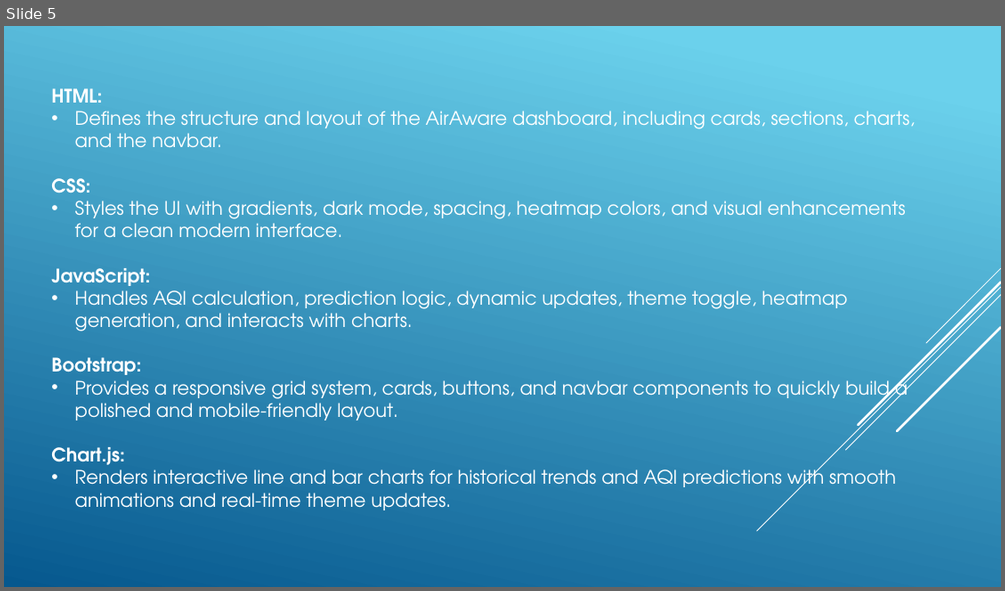
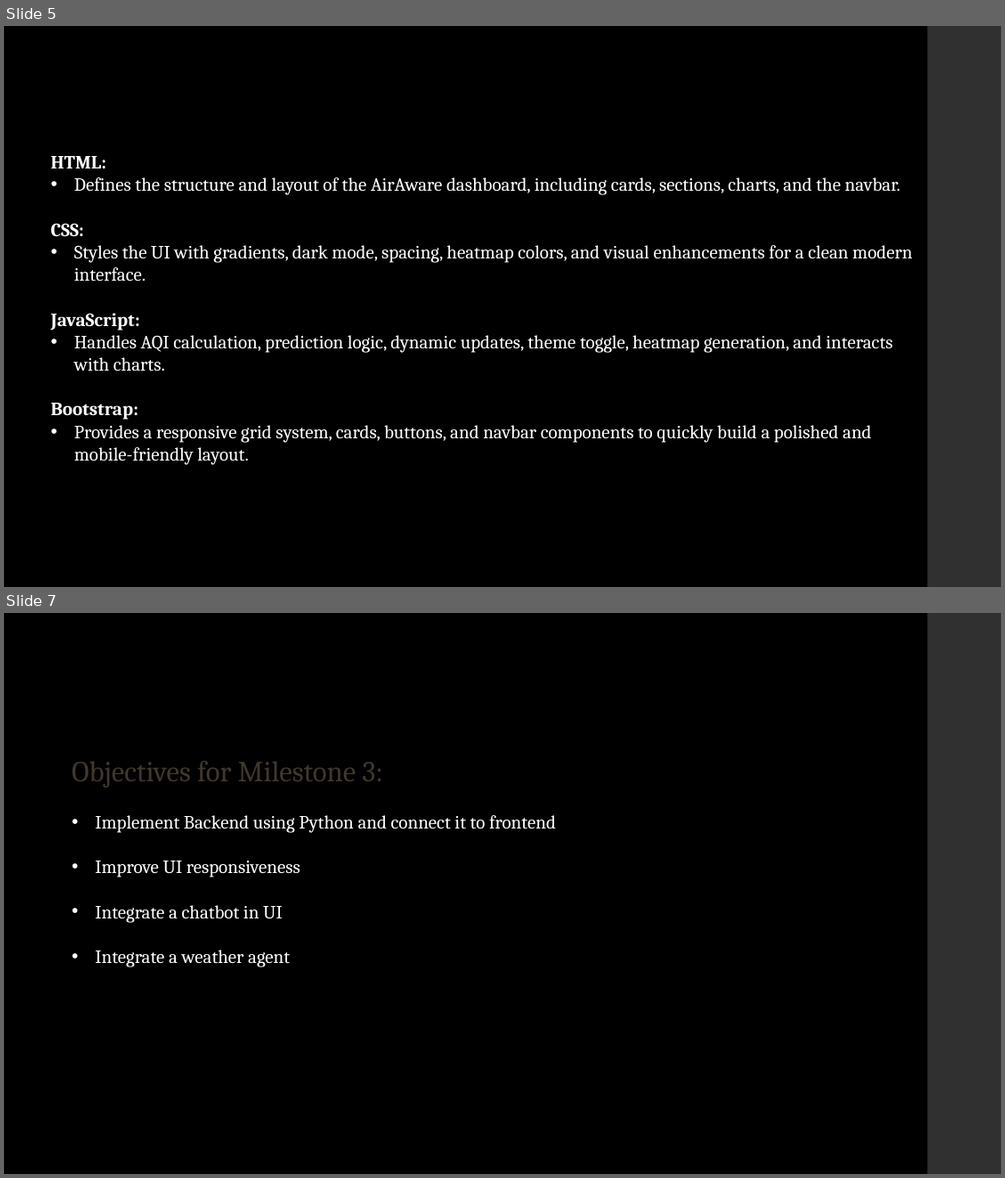
Before and after one commit to jrv1302/AirAware, a slide deck: Project Presentation.pptx. Shown one above the other, each under a label of ours: slide 5 before the commit, slides 5 and 7 after it; the slides between them are not shown. The pictures are 1005x591 and 1005x1178 pixels, drawn with LibreOffice and Linux fonts; fonts in the diff are those of the drawing. Boxes give left, top, right and bottom in pixels: in the first picture for what was removed or moved away, otherwise in the second. Text is boxed around its words. In the diff, an @@ line names an element or a change of style, - is before the commit and + after.

```diff
--- a/Project Presentation.pptx
+++ b/Project Presentation.pptx
@@ slide 7 added at [4,613,1001,1174], background #000000; not listed: 1 template element that a slide beside it also shows @@
@@ text added at [72,761,556,967], 18 pt, text #FFFFFF @@
+Objectives for Milestone 3:
+• Implement Backend using Python and connect it to frontend
+• Improve UI responsiveness
+• Integrate a chatbot in UI
+• Integrate a weather agent
@@ slide 5 changed as well @@
@@ background gradient #6ED2EB to #06588E to #000000 @@
@@ rectangle added at [928,26,1001,587], fill #303030 @@
@@ text "HTML:": place and size @@
-text "HTML:" at [51,88,915,510]
+text "HTML:" at [51,156,912,465]
@@ text "HTML:" at [51,156,912,465]: font TeX Gyre Adventor to Cambria @@
@@ group removed at [757,268,1001,531]: 5 lines @@
@@ text at [51,447,896,510]: paragraphs removed @@
-Chart.js:
-• Renders interactive line and bar charts for historical trends and AQI predictions with smooth animations and real-time theme updates.
```
Also in this commit, not shown: 5 other slides changed, 1 other slide added, 3 slides removed, 1 other file.
